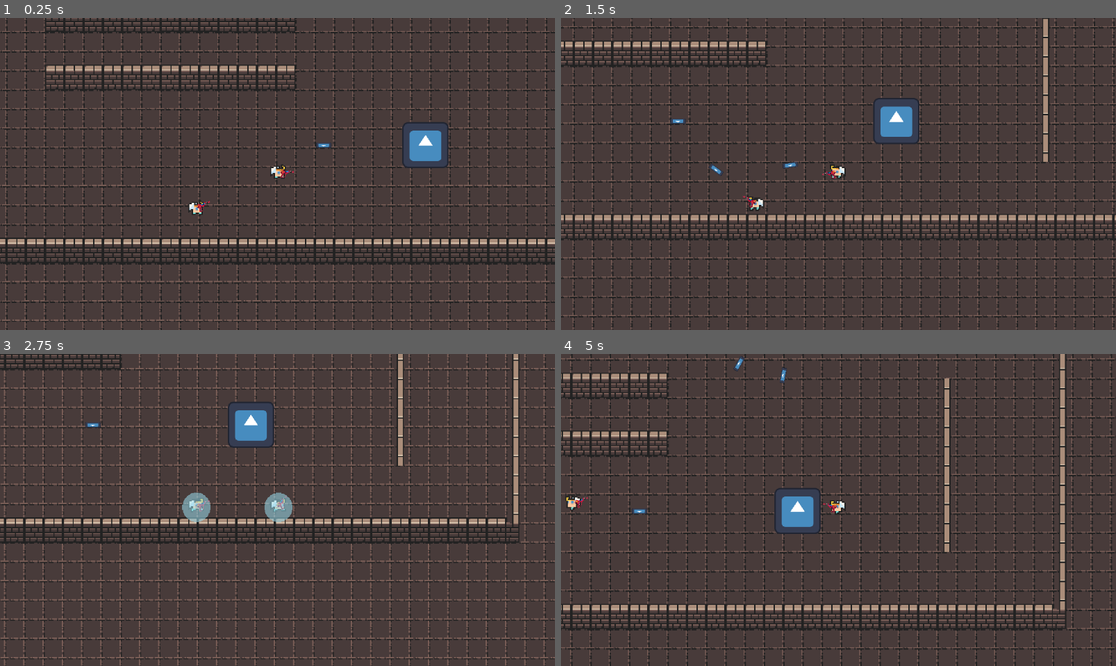
Above: before the commit, frames 1-4 (two rows, left to right).
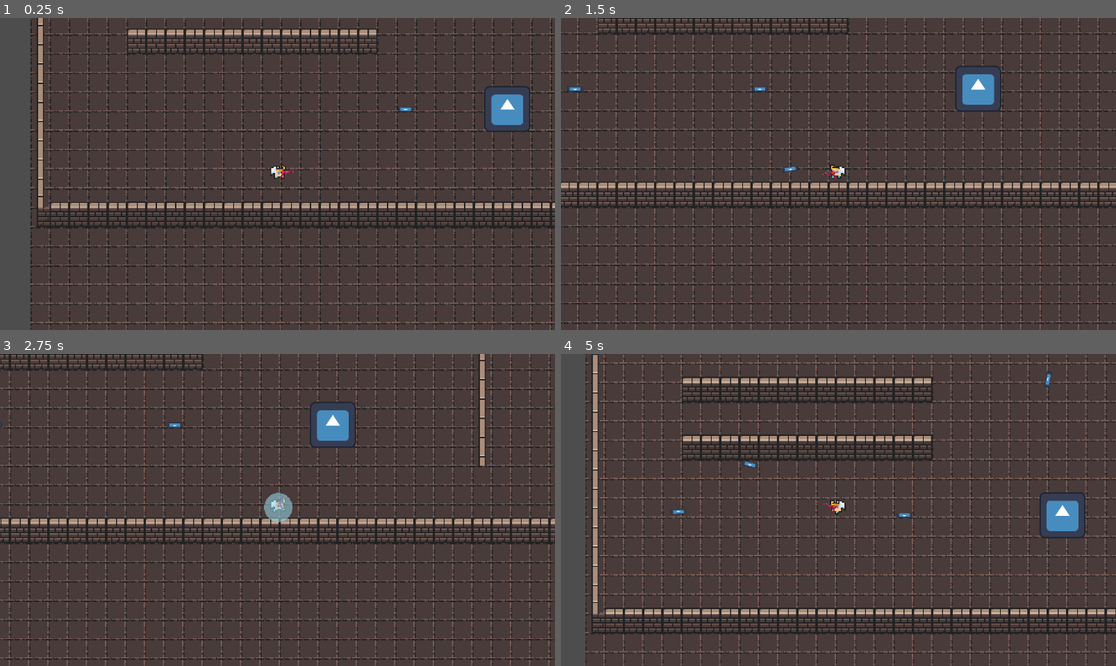
Above: after the commit, the same moments.

Repository: pabril03/ProyectoPLD
Game: Godot game, scene res://escenas/main.tscn
Same seed, same stepped clock (60 frames per second), same inputs: the game is played once before the commit and once after it. The engine's default icon, where the game draws it, is replaced by a stand-in: a white triangle on a blue panel in a dark square.
Inputs (mouse positions are in pixels of both pictures, inside the frame that each line leads up to):
- Up to frame 1 (0.25 s): no input
- Up to frame 2 (1.5 s): move the mouse to (960, 158) at 0.52 s; hold D (right) 0.53-1.28 s; hold Space (shield) 0.53-1.28 s; move the mouse to (727, 189) at 1.27 s; hold S (down) from 1.28 s (still down); click (727, 189) at 1.35 s
- Up to frame 3 (2.75 s): move the mouse to (333, 441) at 2.02 s; release S (down) at 2.03 s; hold D (right) from 2.03 s (still down); hold Space (shield) from 2.03 s (still down)
- Up to frame 4 (5 s): move the mouse to (810, 572) at 2.77 s; release D (right) at 2.78 s; release Space (shield) at 2.78 s; hold W (up) 2.78-3.53 s; click (810, 572) at 2.85 s; move the mouse to (1005, 556) at 3.52 s; hold Space (shield) 3.53-4.28 s; hold A (left) from 3.53 s (still down); move the mouse to (672, 463) at 4.27 s; click (672, 463) at 4.35 s

The runs differ from the first frame. In frame 1, 37% of the frame differs, in the area x 0-100%, y 0-100%; in frame 2, 35%; in frame 3, 25%; in frame 4, 37%.

Commit message:
boton de salir puesto (Escape)

Diff:
--- a/escenas/main.gd
+++ b/escenas/main.gd
@@ -14,6 +14,9 @@
 		await get_tree().create_timer(2.0).timeout  # Espera 2 segundos antes del respawn
 		spawnear_jugador()
 
+	if Input.is_action_just_pressed("exit"):
+		get_tree().quit()
+
 func spawnear_jugador():
 	jugador = JugadorEscena.instantiate()
 	jugador.global_position = punto_respawn.global_position  # Ubicación de respawn
--- a/escenas/main.tscn
+++ b/escenas/main.tscn
@@ -1,6 +1,5 @@
-[gd_scene load_steps=12 format=4 uid="uid://cimfsyn1lj3c7"]
-
-[ext_resource type="PackedScene" uid="uid://bghg4cc4p4p7q" path="res://escenas/player.tscn" id="1_d7u15"]
+[gd_scene load_steps=11 format=4 uid="uid://cimfsyn1lj3c7"]
+
 [ext_resource type="Script" uid="uid://cng754emwdrr7" path="res://escenas/main.gd" id="1_dkga6"]
 [ext_resource type="Texture2D" uid="uid://hcmgyxv0eotv" path="res://0x72_DungeonTilesetII_v1.7/atlas_floor-16x16.png" id="2_jumxm"]
 [ext_resource type="Texture2D" uid="uid://bfyw406e1n3ho" path="res://0x72_DungeonTilesetII_v1.7/atlas_walls_high-16x32.png" id="3_26pgj"]
@@ -281,9 +280,6 @@
 [node name="Node2D" type="Node2D"]
 script = ExtResource("1_dkga6")
 
-[node name="Player" parent="." instance=ExtResource("1_d7u15")]
-position = Vector2(272, 262)
-
 [node name="TileMapLayer" type="TileMapLayer" parent="."]
 z_index = -1
 position = Vector2(-1, 0)
--- a/project.godot
+++ b/project.godot
@@ -54,6 +54,11 @@
 "events": [Object(InputEventKey,"resource_local_to_scene":false,"resource_name":"","device":-1,"window_id":0,"alt_press …(191 unchanged characters)…
 ]
 }
+exit={
+"deadzone": 0.2,
+"events": [Object(InputEventKey,"resource_local_to_scene":false,"resource_name":"","device":-1,"window_id":0,"alt_pressed":false,"shift_pressed":false,"ctrl_pressed":false,"meta_pressed":false,"pressed":false,"keycode":0,"physical_keycode":4194305,"key_label":0,"unicode":0,"location":0,"echo":false,"script":null)
+]
+}
 
 [physics]
 
